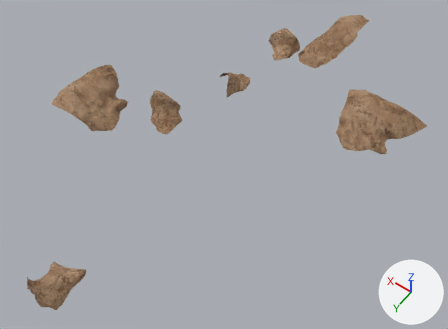
The FBX model Assets/_Visual/Environment/_Interiors/Landmarks/Temple/Extras/Landslides/Landslides.fbx as it was, and as the next commit left it.
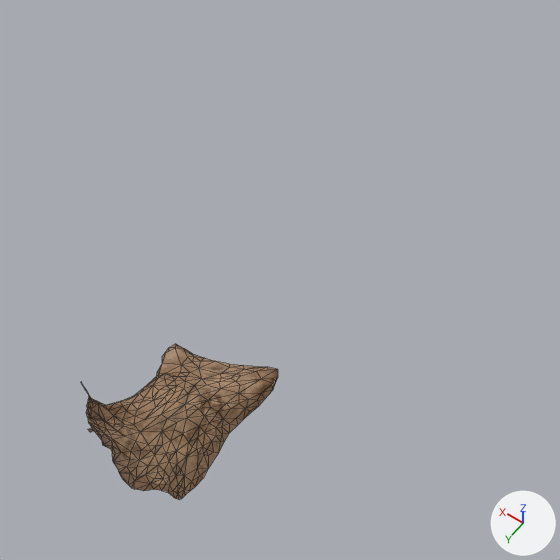
Each version appears first whole from a 50 mm camera at (-24.2, 48.6, 88.0) aimed at (15.3, -6.7, 1.2), and next in a close-up on the part from 0% to 39% of the width and 47% to 100% of the height. The lights are fixed; the arrows at lower right show +X, +Y and +Z. The close-ups show mesh edges as thin lines. Where no turn or scale is listed for an object, it has been applied to the vertices.

The first close-up shows 'Landslide.002'.
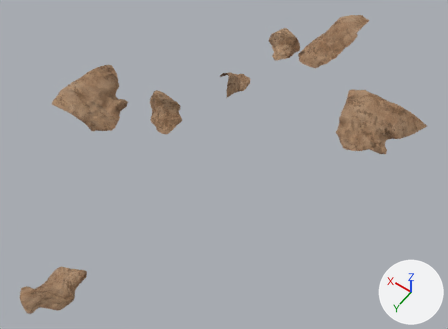
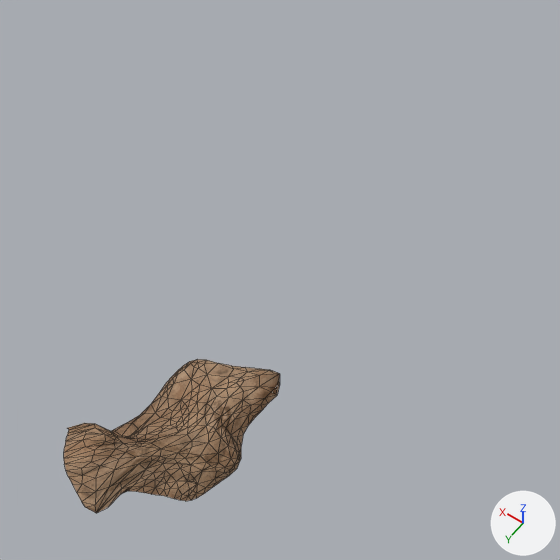
Boxes (x1, y1, x2, y2) around the edits, measured in the close-ups (560 x 560 px):
```json
{"object": "Landslide.006", "change": "added", "after": [64, 359, 280, 513]}
{"object": "Landslide.002", "change": "deleted", "before": [81, 344, 278, 500]}
```

Scene script edits in JSON lines:
```json
{"op": "add", "block": "me_icosphere_006", "code": ["me_icosphere_006 = bpy.data.meshes.new('Icosphere.006')", "me_icosphere_006.from_pydata(...)  # 313 vertices, 514 faces; spans x -4.56..1.87, y -6.68..4.07, z -1.59..2.22", "me_icosphere_006.materials.append(mat_deslizamentos)"]}
{"op": "remove", "block": "ob_landslide_002", "code": ["ob_landslide_002 = bpy.data.objects.new('Landslide.002', me_icosphere)", "ob_landslide_002.location = (23.64, 29.56, 1.83)"]}
{"op": "add", "block": "ob_landslide_006", "code": ["ob_landslide_006 = bpy.data.objects.new('Landslide.006', me_icosphere_006)", "ob_landslide_006.location = (23.64, 29.56, 1.83)"]}
```
